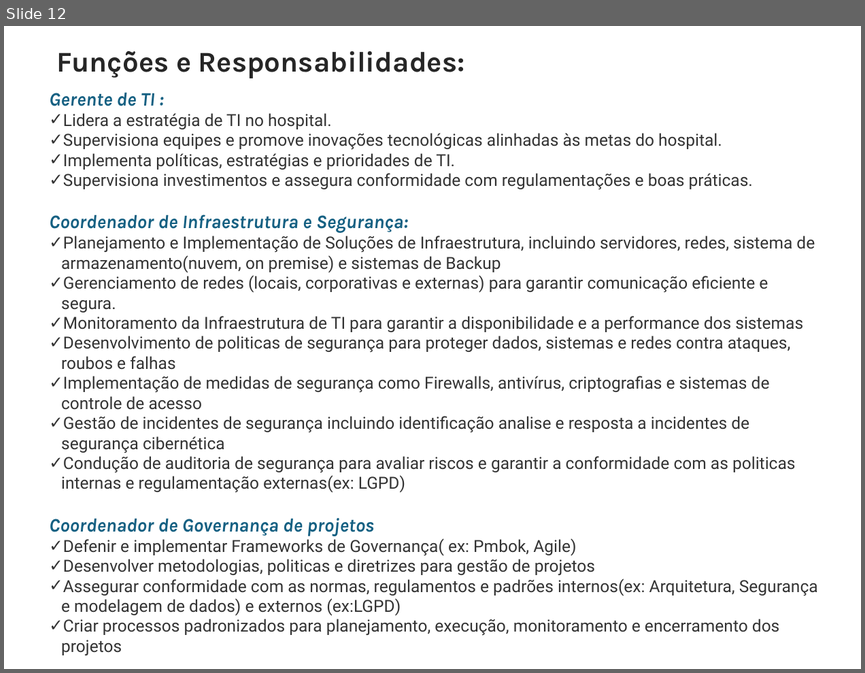
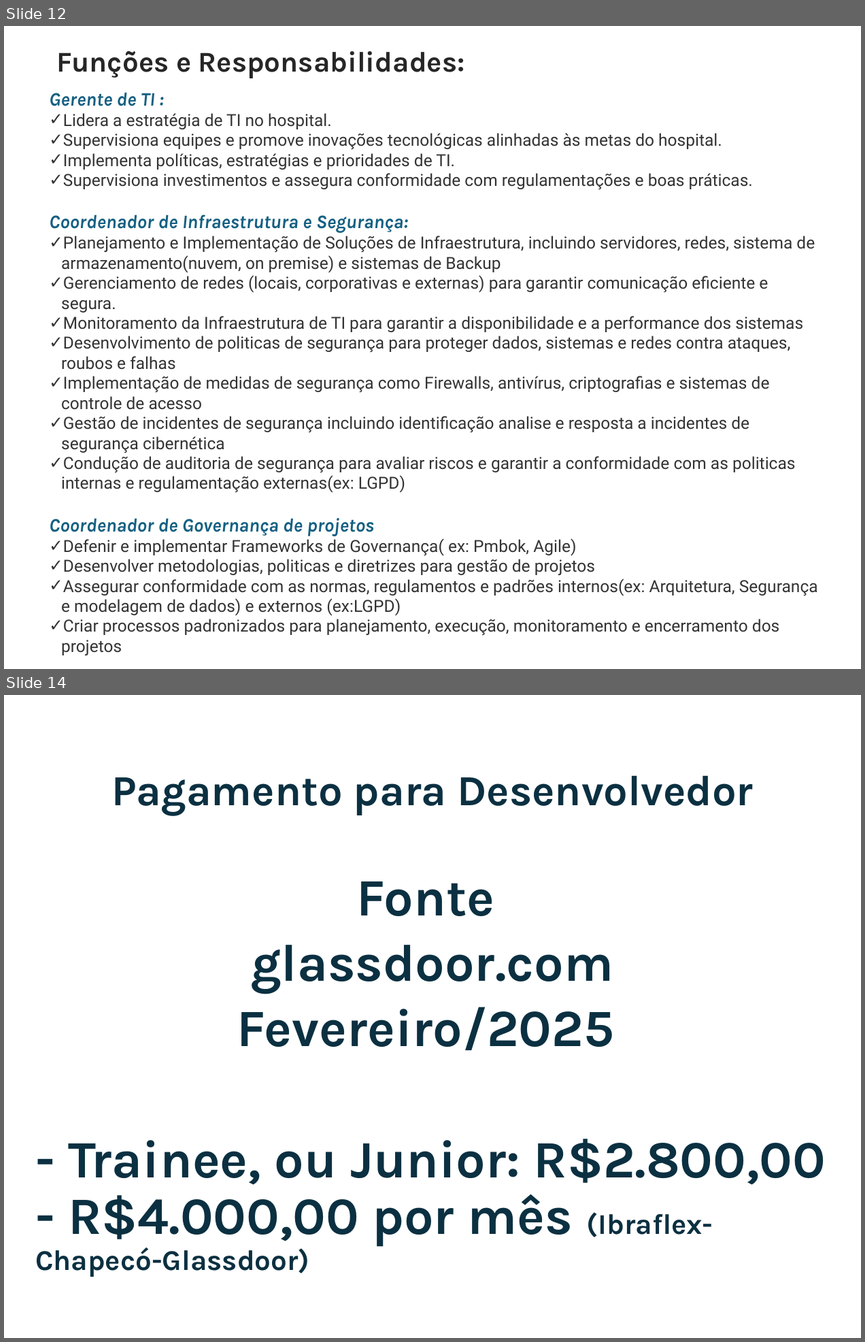
Before and after one commit to ProjetosALVF/ALVF_ProspeccaoGestao_TI, a slide deck: ALVF_Estrutura_de_TI_ConselhoDe Administracao_Fev_2025/Apresentação_ProspecçãodaEstrutura_SI_ALVF.pptx. Shown one above the other, each under a label of ours: slide 12 before the commit, slides 12 and 14 after it; the slides between them are not shown. The pictures are 865x673 and 865x1342 pixels, drawn with LibreOffice and Linux fonts; fonts in the diff are those of the drawing. Boxes give left, top, right and bottom in pixels: in the first picture for what was removed or moved away, otherwise in the second. Text is boxed around its words. In the diff, an @@ line names an element or a change of style, - is before the commit and + after.

```diff
--- a/ALVF_Estrutura_de_TI_ConselhoDe Administracao_Fev_2025/Apresentação_ProspecçãodaEstrutura_SI_ALVF.pptx
+++ b/ALVF_Estrutura_de_TI_ConselhoDe Administracao_Fev_2025/Apresentação_ProspecçãodaEstrutura_SI_ALVF.pptx
@@ slide 14 added at [4,695,861,1338], background #FFFFFF @@
@@ title added at [111,775,753,815], 36 pt, text #0B3041, bold @@
+Pagamento para Desenvolvedor
@@ text added at [35,881,826,1276], 44 pt, text #0B3041, bold @@
+Fonte
+glassdoor.com
+Fevereiro/2025
+- Trainee, ou Junior: R$2.800,00 - R$4.000,00 por mês (Ibraflex-Chapecó-Glassdoor)
```
Also in this commit, not shown: 5 slides changed, 1 other slide added.
